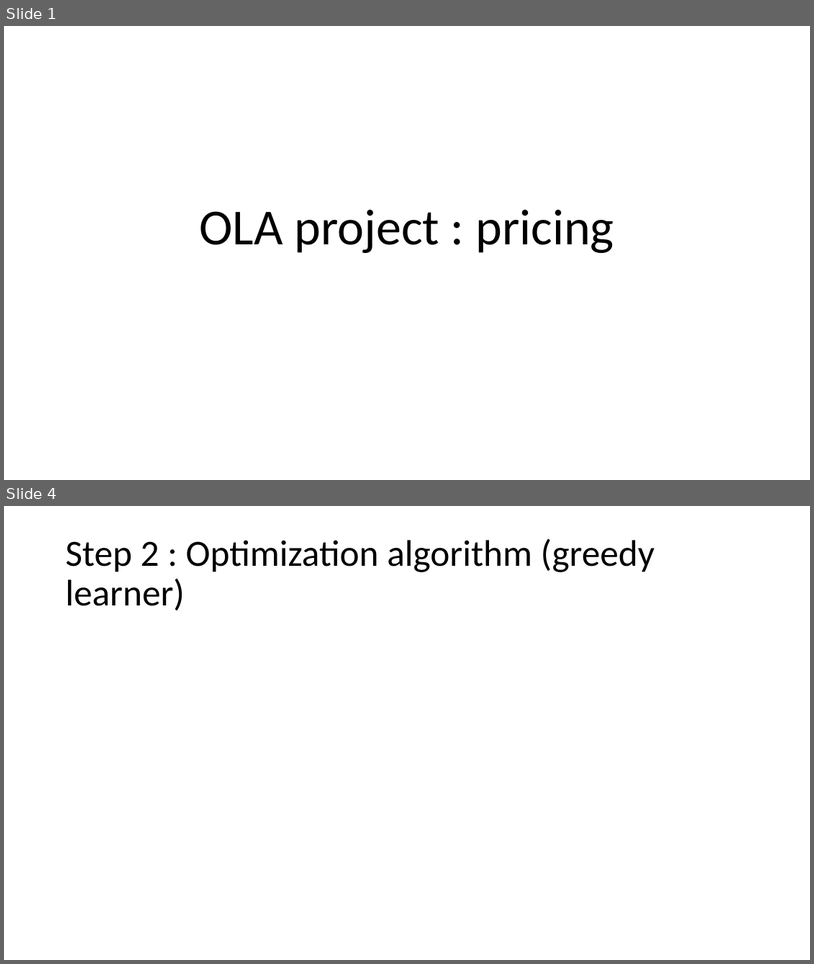
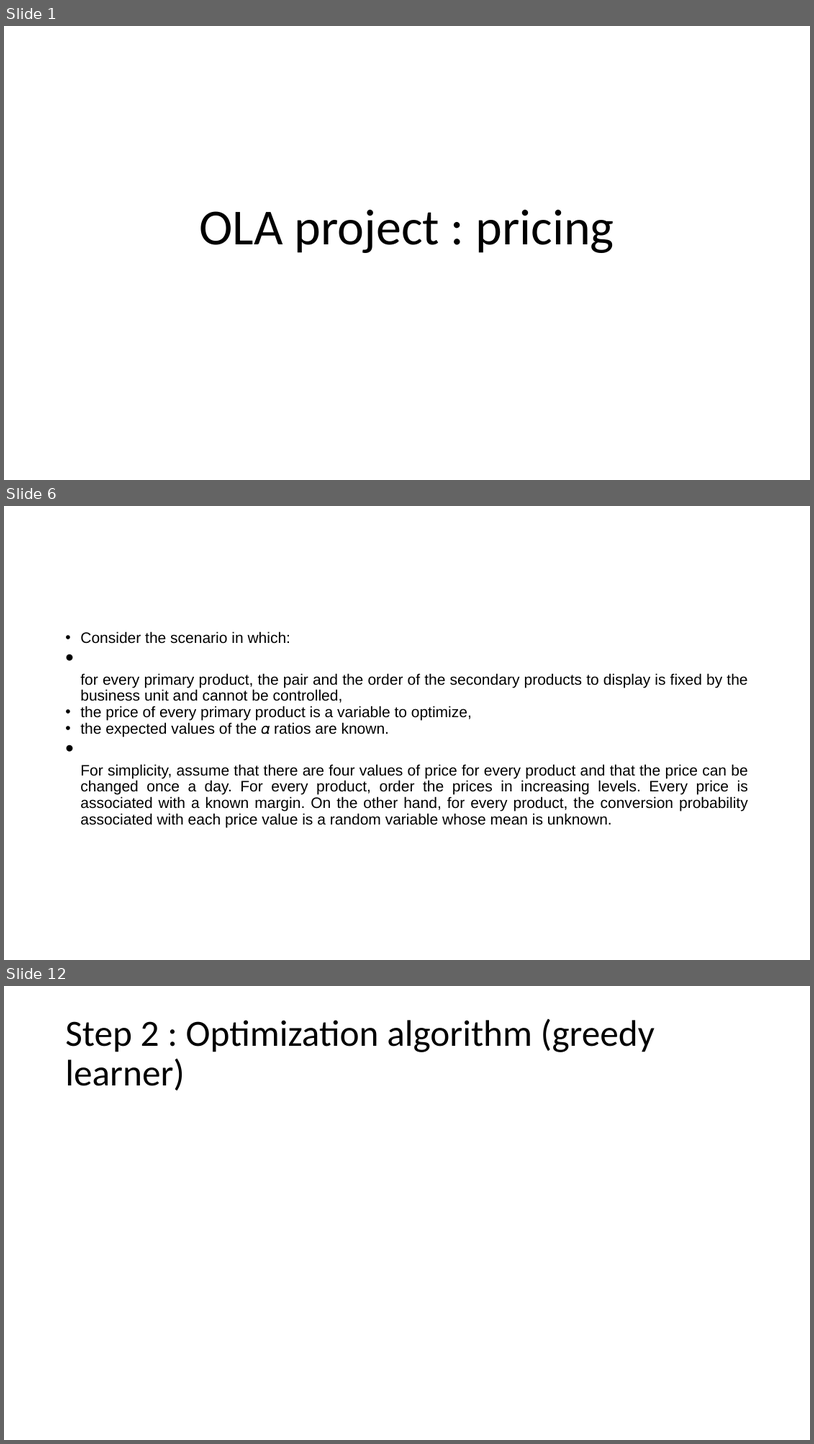
Before and after one commit to Anas-Bahtaoui/Online-Learning, a slide deck: project_slides.pptx. Shown one above the other, each under a label of ours: slides 1 and 4 before the commit, slides 1, 6 and 12 after it; the slides between them are not shown. The pictures are 814x964 and 814x1444 pixels, drawn with LibreOffice and Linux fonts; fonts in the diff are those of the drawing. Boxes give left, top, right and bottom in pixels: in the first picture for what was removed or moved away, otherwise in the second. Text is boxed around its words. In the diff, an @@ line names an element or a change of style, - is before the commit and + after.

```diff
--- a/project_slides.pptx
+++ b/project_slides.pptx
@@ slide 6 added at (x1=4, y1=506, x2=810, y2=960), background #FFFFFF @@
@@ text added at (x1=80, y1=631, x2=748, y2=827), 18 pt, text #000000 @@
+• Consider the scenario in which:
+• for every primary product, the pair and the order of the secondary products to display is fixed by the business unit and cannot be controlled,
+• the price of every primary product is a variable to optimize,
+• the expected values of the 𝛼 ratios are known.
+• For simplicity, assume that there are four values of price for every product and that the price can be changed once a day. For every product, order the prices in increasing levels. Every price is associated with a known margin. On the other hand, for every product, the conversion probability associated with each price value is a random variable whose mean is unknown.
@@ what was slide 4 is now slide 12 @@
```
Also in this commit, not shown: 1 slide changed, 8 other slides added, 1 slide removed.
